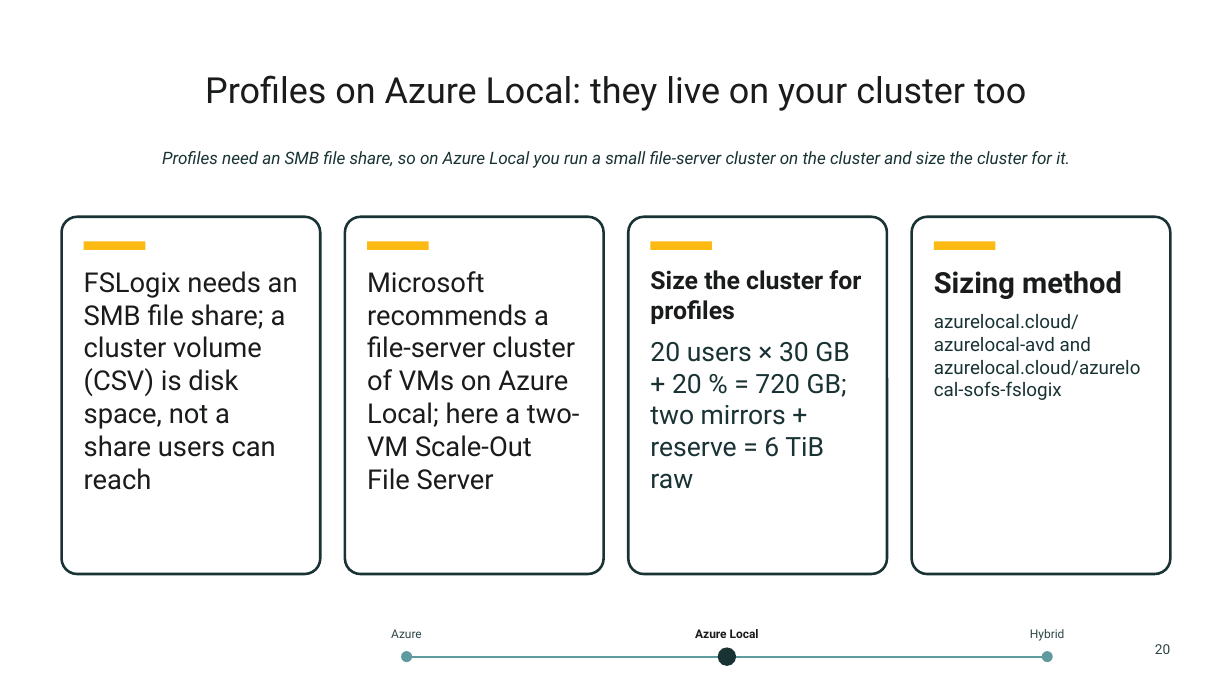
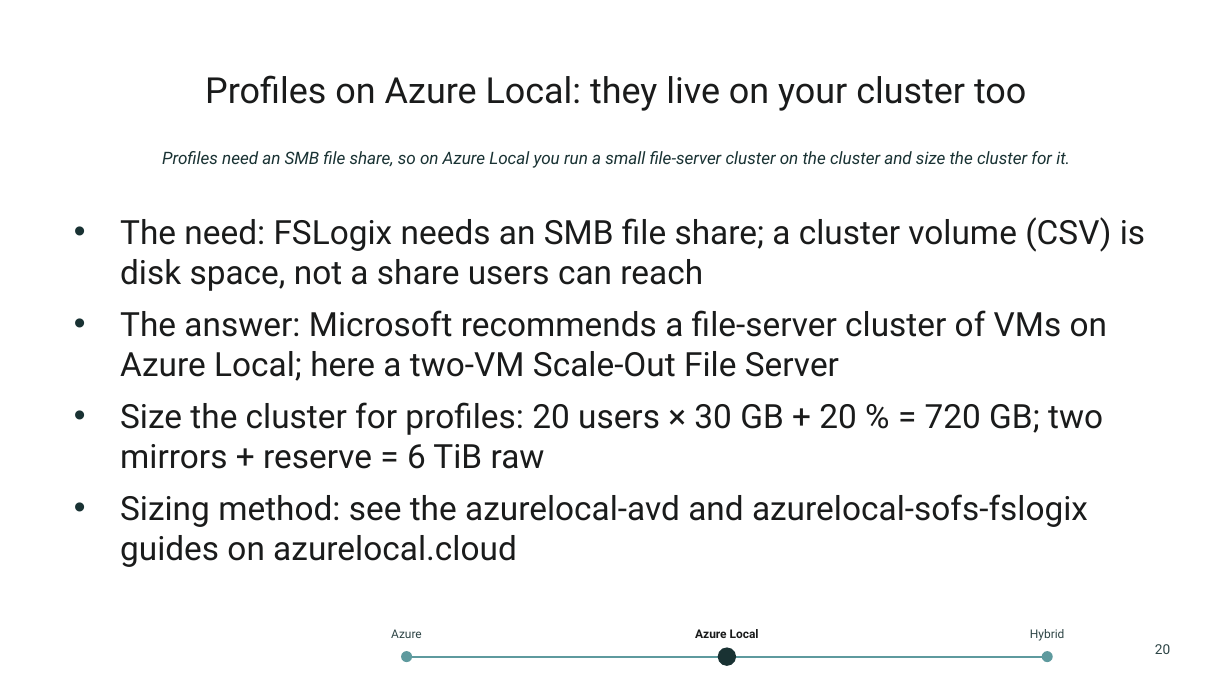
Before and after one commit to thisismydemo/nic2026_avd, a slide deck: slide 20 of presentation/AVD_Anywhere_NIC2026.pptx. Drawn at 1232x693 pixels with LibreOffice and Linux fonts; fonts in the diff are those of the drawing; background and template pictures are left out. Boxes give left, top, right and bottom in pixels: in the first picture for what was removed or moved away, otherwise in the second. Text is boxed around its words. In the diff, an @@ line names an element or a change of style, - is before the commit and + after.

```diff
--- a/presentation/AVD_Anywhere_NIC2026.pptx
+++ b/presentation/AVD_Anywhere_NIC2026.pptx
@@ rounded rectangle removed at box(62, 217, 320, 574) @@
@@ text added at box(120, 217, 1145, 567), 19.5 pt, text #1A1B1B @@
+• The need: FSLogix needs an SMB file share; a cluster volume (CSV) is disk space, not a share users can reach
+• The answer: Microsoft recommends a file-server cluster of VMs on Azure Local; here a two-VM Scale-Out File Server
+• Size the cluster for profiles: 20 users × 30 GB + 20 % = 720 GB; two mirrors + reserve = 6 TiB raw
+• Sizing method: see the azurelocal-avd and azurelocal-sofs-fslogix guides on azurelocal.cloud
@@ rounded rectangle removed at box(345, 217, 604, 574) @@
@@ rounded rectangle removed at box(628, 217, 887, 574) @@
@@ rounded rectangle removed at box(912, 217, 1170, 574) @@
@@ rectangle removed at box(84, 241, 145, 250) @@
@@ rectangle removed at box(367, 241, 429, 250) @@
@@ rectangle removed at box(650, 241, 712, 250) @@
@@ rectangle removed at box(934, 241, 995, 250) @@
@@ text removed at box(84, 271, 298, 490) @@
-FSLogix needs an SMB file share; a cluster volume (CSV) is disk space, not a share users can reach
@@ text removed at box(367, 271, 580, 490) @@
-Microsoft recommends a file-server cluster of VMs on Azure Local; here a two-VM Scale-Out File Server
@@ text removed at box(650, 270, 861, 489) @@
-Size the cluster for profiles
-20 users × 30 GB + 20 % = 720 GB; two mirrors + reserve = 6 TiB raw
@@ text removed at box(934, 271, 1141, 400) @@
-Sizing method
-azurelocal.cloud/azurelocal-avd and azurelocal.cloud/azurelocal-sofs-fslogix
```
Also in this commit, not shown: 13 other slides changed.
